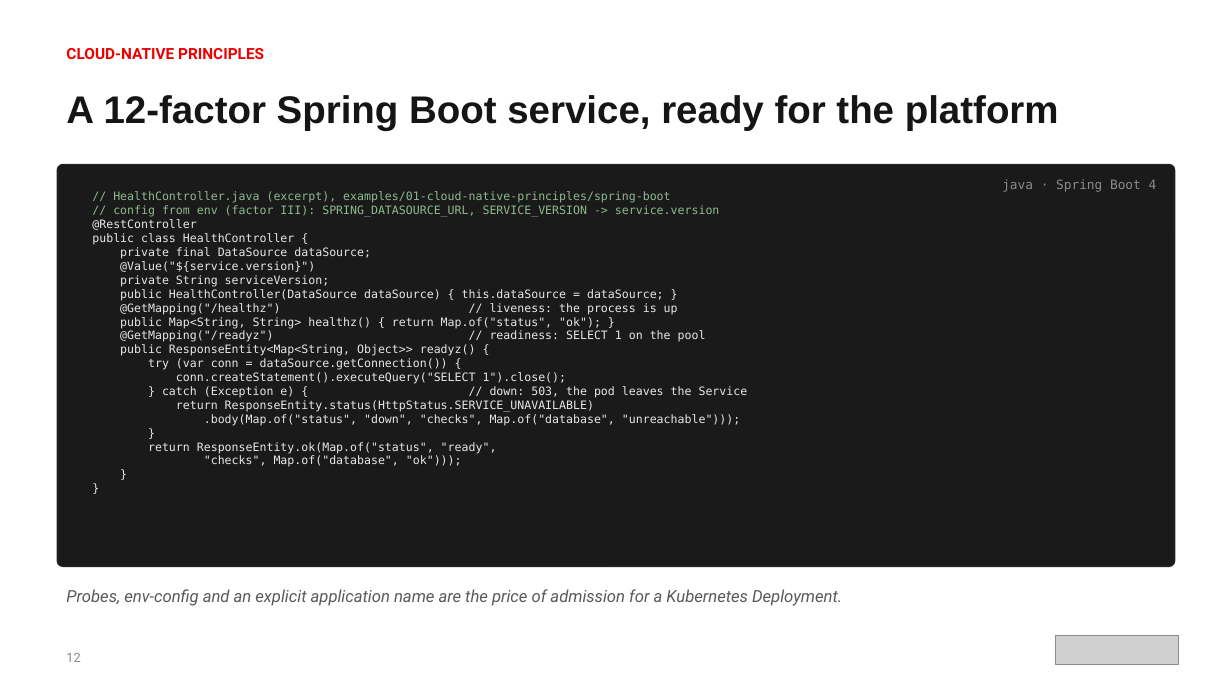
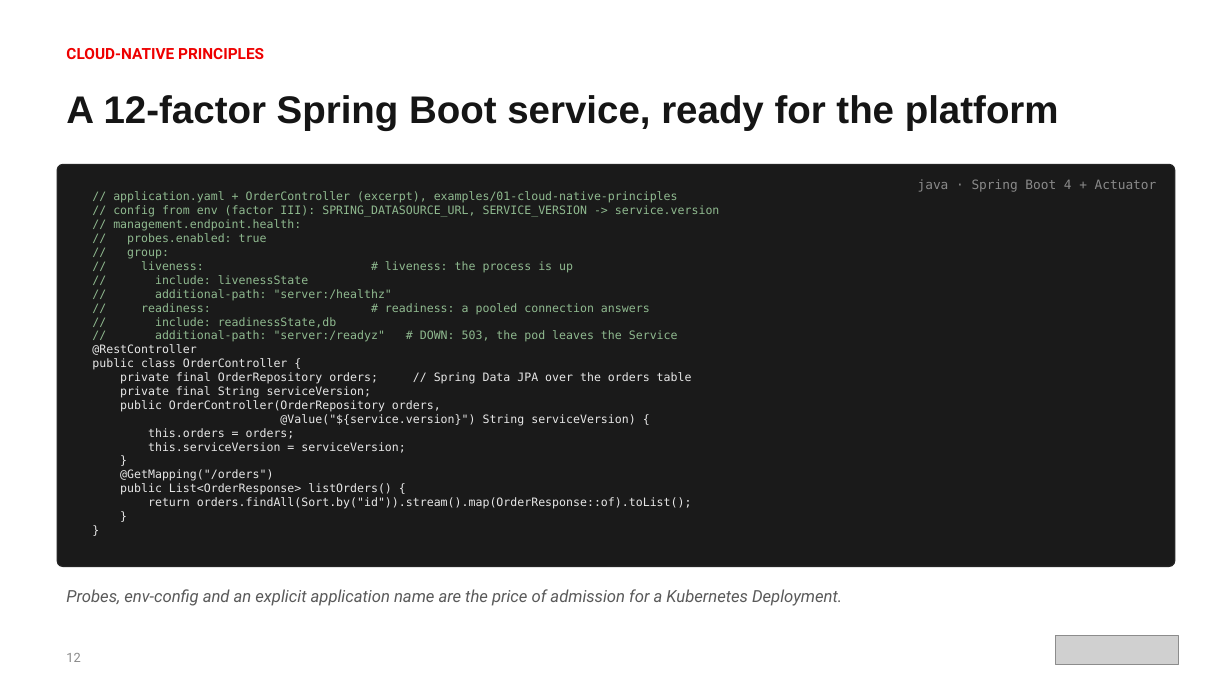
Before and after one commit to patterncatalyst/cloud-native-design-patterns, a slide deck: slide 14 of lgtm-presentation/Designing-Cloud-Native-APIs-Spring.pptx. Drawn at 1232x693 pixels with LibreOffice and Linux fonts; fonts in the diff are those of the drawing; grey boxes stand for pictures. Boxes give left, top, right and bottom in pixels: in the first picture for what was removed or moved away, otherwise in the second. Text is boxed around its words. In the diff, an @@ line names an element or a change of style, - is before the commit and + after.

Commit message:
docs(deck): Spring deck follows the idiomatic examples (S13)

```diff
--- a/lgtm-presentation/Designing-Cloud-Native-APIs-Spring.pptx
+++ b/lgtm-presentation/Designing-Cloud-Native-APIs-Spring.pptx
@@ text at <box>918,179,1157,192</box>: text changed @@
-java · Spring Boot 4
+java · Spring Boot 4 + Actuator
@@ text at <box>113,191,678,203</box>: text changed @@
-// HealthController.java (excerpt), examples/01-cloud-native-principles/spring-boot
+// application.yaml + OrderController (excerpt), examples/01-cloud-native-principles
@@ text at <box>113,219,678,342</box>: paragraphs added @@
+// management.endpoint.health:
+// probes.enabled: true
+// group:
+// liveness: # liveness: the process is up
+// include: livenessState
+// additional-path: "server:/healthz"
+// readiness: # readiness: a pooled connection answers
+// include: readinessState,db
+// additional-path: "server:/readyz" # DOWN: 503, the pod leaves the Service
@@ text at <box>92,358,692,453</box>: text changed @@
-public class HealthController {
-private final DataSource dataSource;
-@Value("${service.version}")
-private String serviceVersion;
-public HealthController(DataSource dataSource) { this.dataSource = dataSource; }
-@GetMapping("/healthz") // liveness: the process is up
-public Map<String, String> healthz() { return Map.of("status", "ok"); }
-@GetMapping("/readyz") // readiness: SELECT 1 on the pool
-public ResponseEntity<Map<String, Object>> readyz() {
-try (var conn = dataSource.getConnection()) {
-conn.createStatement().executeQuery("SELECT 1").close();
-} catch (Exception e) { // down: 503, the pod leaves the Service
-return ResponseEntity.status(HttpStatus.SERVICE_UNAVAILABLE)
-.body(Map.of("status", "down", "checks", Map.of("database", "unreachable")));
+public class OrderController {
+private final OrderRepository orders; // Spring Data JPA over the orders table
+private final String serviceVersion;
+public OrderController(OrderRepository orders,
+@Value("${service.version}") String serviceVersion) {
+this.orders = orders;
+this.serviceVersion = serviceVersion;
@@ text at <box>120,469,692,509</box>: text changed @@
-return ResponseEntity.ok(Map.of("status", "ready",
-"checks", Map.of("database", "ok")));
+@GetMapping("/orders")
+public List<OrderResponse> listOrders() {
+return orders.findAll(Sort.by("id")).stream().map(OrderResponse::of).toList();
```
Also in this commit, not shown: 8 other slides changed, 2 other files.
